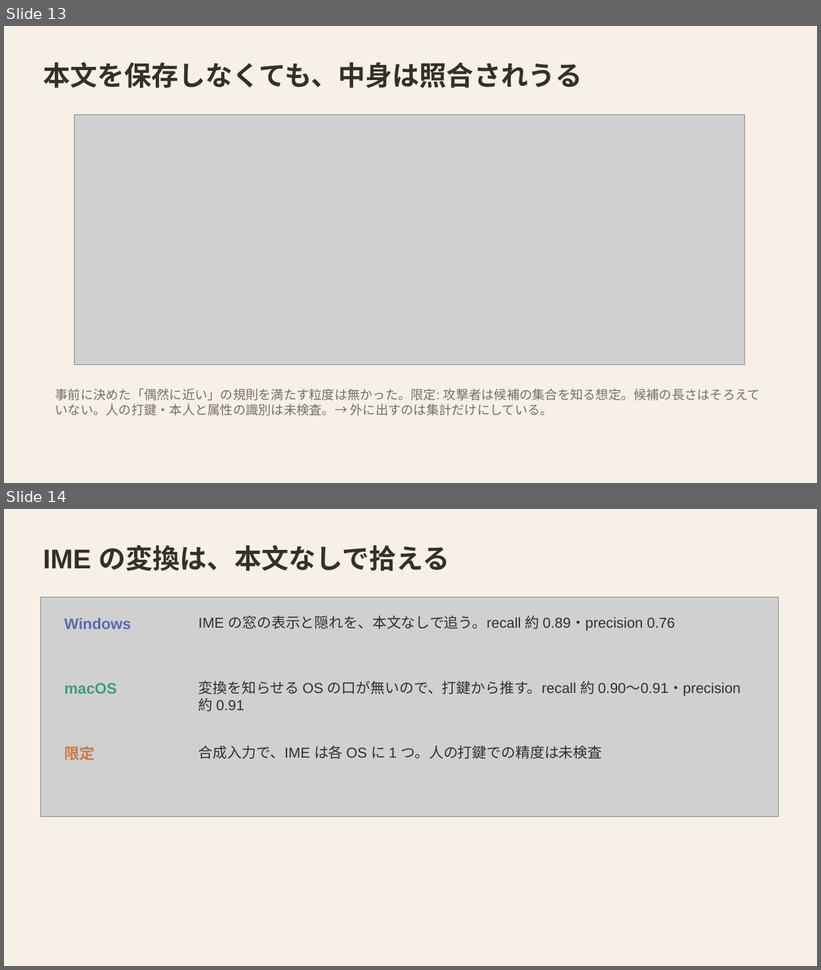
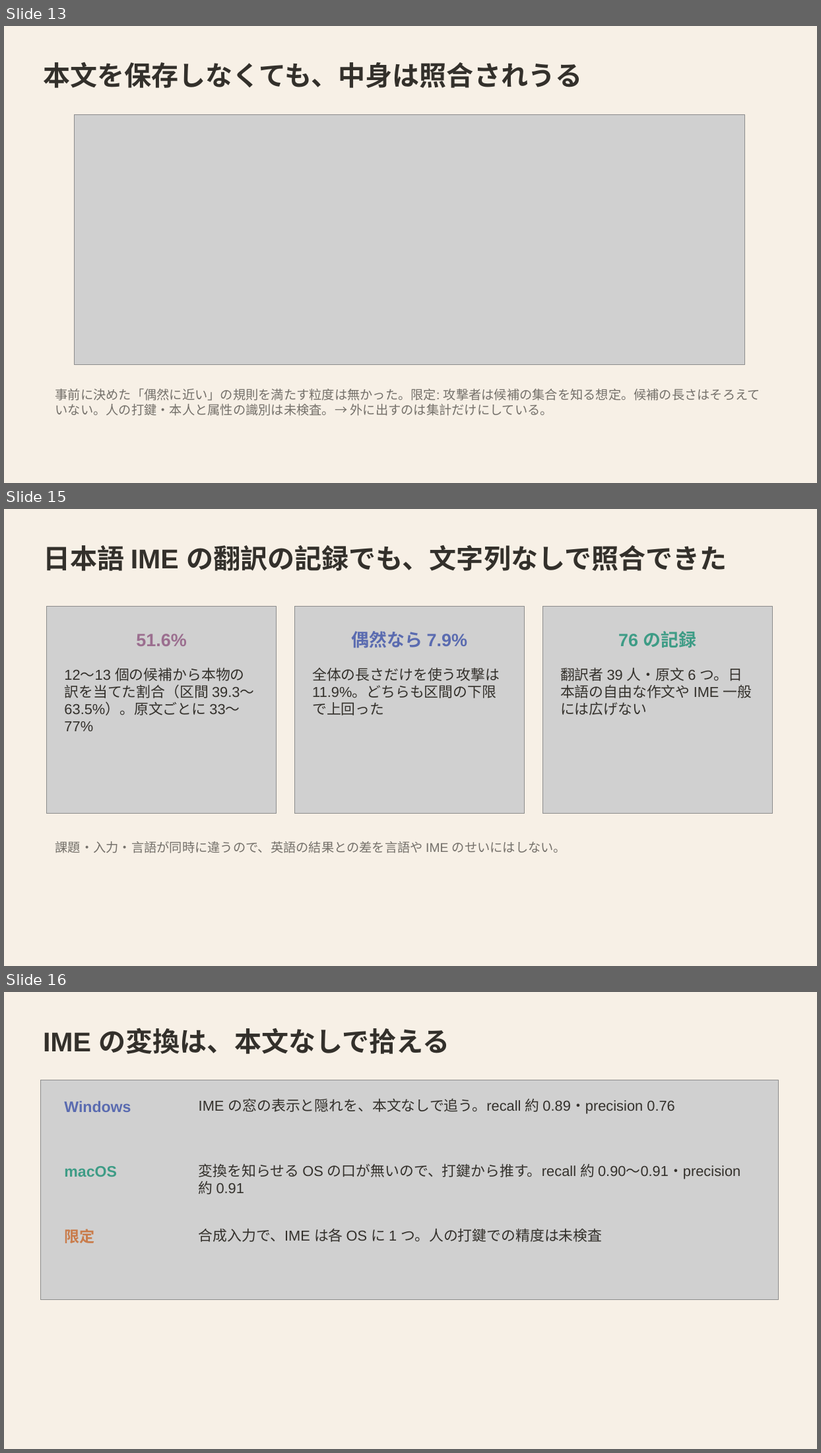
Before and after one commit to mikotomiura/GSE-prototype, a slide deck: docs/slides/project-overview/GSE_project_findings.pptx. Shown one above the other, each under a label of ours: slides 13 and 14 before the commit, slides 13, 15 and 16 after it; the slides between them are not shown. The pictures are 821x970 and 821x1453 pixels, drawn with LibreOffice and Linux fonts; fonts in the diff are those of the drawing; grey boxes stand for pictures. Boxes give left, top, right and bottom in pixels: in the first picture for what was removed or moved away, otherwise in the second. Text is boxed around its words. In the diff, an @@ line names an element or a change of style, - is before the commit and + after.

```diff
--- a/docs/slides/project-overview/GSE_project_findings.pptx
+++ b/docs/slides/project-overview/GSE_project_findings.pptx
@@ slide 15 added at [4, 509, 817, 966], background #F7F0E6 @@
@@ text added at [43, 545, 727, 571], 32 pt, text #33302B, bold @@
+日本語 IME の翻訳の記録でも、文字列なしで照合できた
@@ picture added at [47, 607, 277, 814] @@
@@ picture added at [295, 607, 525, 814] @@
@@ picture added at [543, 607, 773, 814] @@
@@ text added at [136, 634, 186, 646], 21 pt, text #9B6E8F, bold @@
+51.6%
@@ text added at [352, 631, 467, 648], 21 pt, text #5A6BB0, bold @@
+偶然なら 7.9%
@@ text added at [618, 631, 697, 648], 21 pt, text #3E9C86, bold @@
+76 の記録
@@ text added at [64, 667, 254, 731], 17 pt, text #33302B @@
+12〜13 個の候補から本物の訳を当てた割合（区間 39.3〜63.5%）。原文ごとに 33〜77%
@@ text added at [312, 667, 500, 716], 17 pt, text #33302B @@
+全体の長さだけを使う攻撃は 11.9%。どちらも区間の下限で上回った
@@ text added at [560, 667, 752, 716], 17 pt, text #33302B @@
+翻訳者 39 人・原文 6 つ。日本語の自由な作文や IME 一般には広げない
@@ text added at [55, 842, 566, 854], 15 pt, text #74706A @@
+課題・入力・言語が同時に違うので、英語の結果との差を言語や IME のせいにはしない。
@@ what was slide 14 is now slide 16 @@
```
Also in this commit, not shown: 2 slides changed, 1 other slide added, 8 other files.
